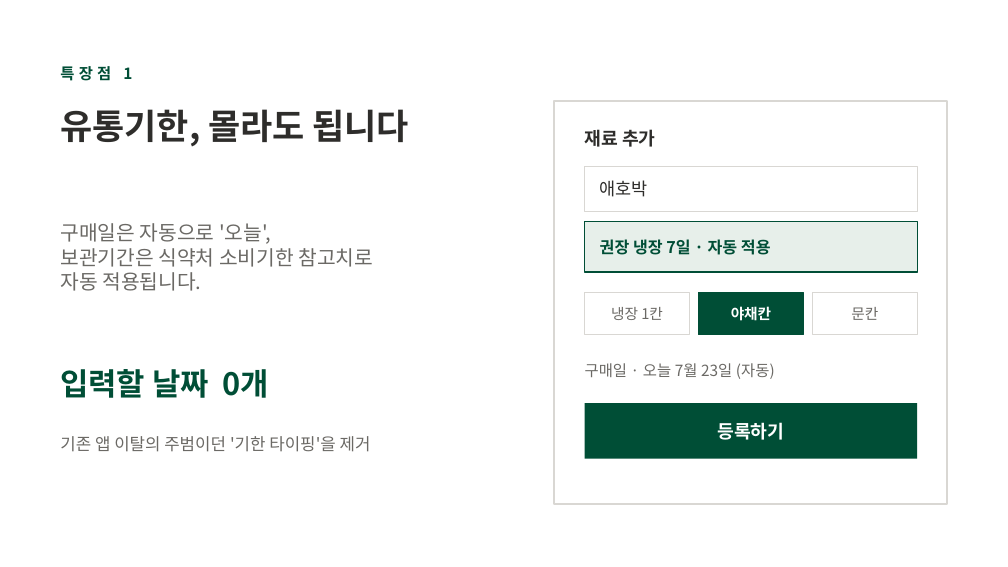
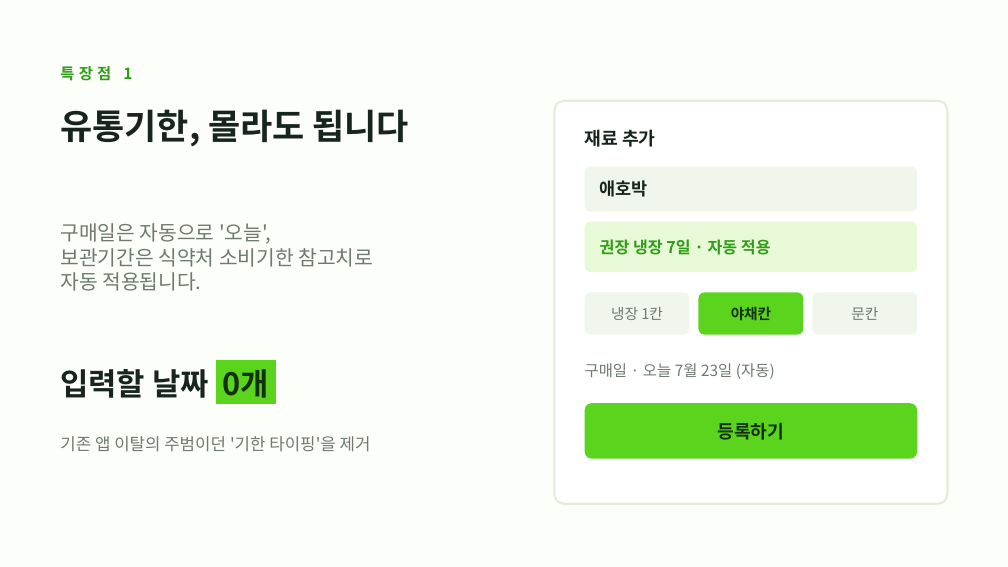
Before and after one commit to stkd9w57jm-oss/igeomeonjeo, a slide deck: slide 5 of docs/이거먼저-발표.pptx. Drawn at 1008x567 pixels with LibreOffice and Linux fonts; fonts in the diff are those of the drawing. Boxes give left, top, right and bottom in pixels: in the first picture for what was removed or moved away, otherwise in the second. Text is boxed around its words. In the diff, an @@ line names an element or a change of style, - is before the commit and + after.

```diff
--- a/docs/이거먼저-발표.pptx
+++ b/docs/이거먼저-발표.pptx
@@ background #FFFFFF to #FCFEF9 @@
@@ text "특장점 1" at (x1=60, y1=66, x2=132, y2=81): text colour #004E36 to #2F9E14 @@
@@ text "유통기한, 몰라도 됩니다" at (x1=60, y1=109, x2=409, y2=147): text colour #2E2D2B to #17251C @@
@@ rounded rectangle at (x1=554, y1=101, x2=948, y2=504): rectangle to rounded rectangle; outline #D9D7D3 1.5 pt to #E3ECDA 1.5 pt @@
@@ text "재료 추가" at (x1=585, y1=129, x2=655, y2=147): text colour #2E2D2B to #17251C @@
@@ text "애호박" at (x1=600, y1=180, x2=648, y2=197): text colour #2E2D2B to #17251C, bold on @@
@@ rounded rectangle at (x1=585, y1=222, x2=917, y2=272): rectangle to rounded rectangle; fill #E7EFEA to #E7F9D7; outline #004E36 1 pt to none @@
@@ text "권장 냉장 7일 · 자동 ..." at (x1=600, y1=239, x2=771, y2=255): text colour #004E36 to #2F9E14 @@
@@ text "야채칸" at (x1=731, y1=306, x2=771, y2=321): text colour #FFFFFF to #14300A @@
@@ rounded rectangle at (x1=699, y1=292, x2=803, y2=335): rectangle to rounded rectangle; fill #004E36 to #5BD41E; outline #004E36 1 pt to none @@
@@ rectangle to rounded rectangle; fill #FFFFFF to #F1F6EC; outline #D9D7D3 1 pt to none in 3 elements at (x1=585, y1=166, x2=917, y2=212), (x1=585, y1=292, x2=689, y2=335), (x1=812, y1=292, x2=917, y2=335) @@
@@ text "입력할 날짜 0개" at (x1=60, y1=369, x2=269, y2=398): text colour #004E36 to #17251C in "입력할 날짜"; text colour #004E36 to #14300A, highlight none to #5BD41E in "0개" @@
@@ text colour #6B6965 to #6D7A6F in 5 elements at (x1=60, y1=223, x2=373, y2=291), (x1=60, y1=436, x2=371, y2=452), (x1=611, y1=307, x2=663, y2=320), (x1=851, y1=307, x2=878, y2=320), (x1=585, y1=363, x2=775, y2=379) @@
@@ text "등록하기" at (x1=718, y1=422, x2=785, y2=440): text colour #FFFFFF to #14300A @@
@@ rounded rectangle at (x1=585, y1=403, x2=917, y2=459): rectangle to rounded rectangle; fill #004E36 to #5BD41E @@
```
Also in this commit, not shown: 10 other slides changed.
